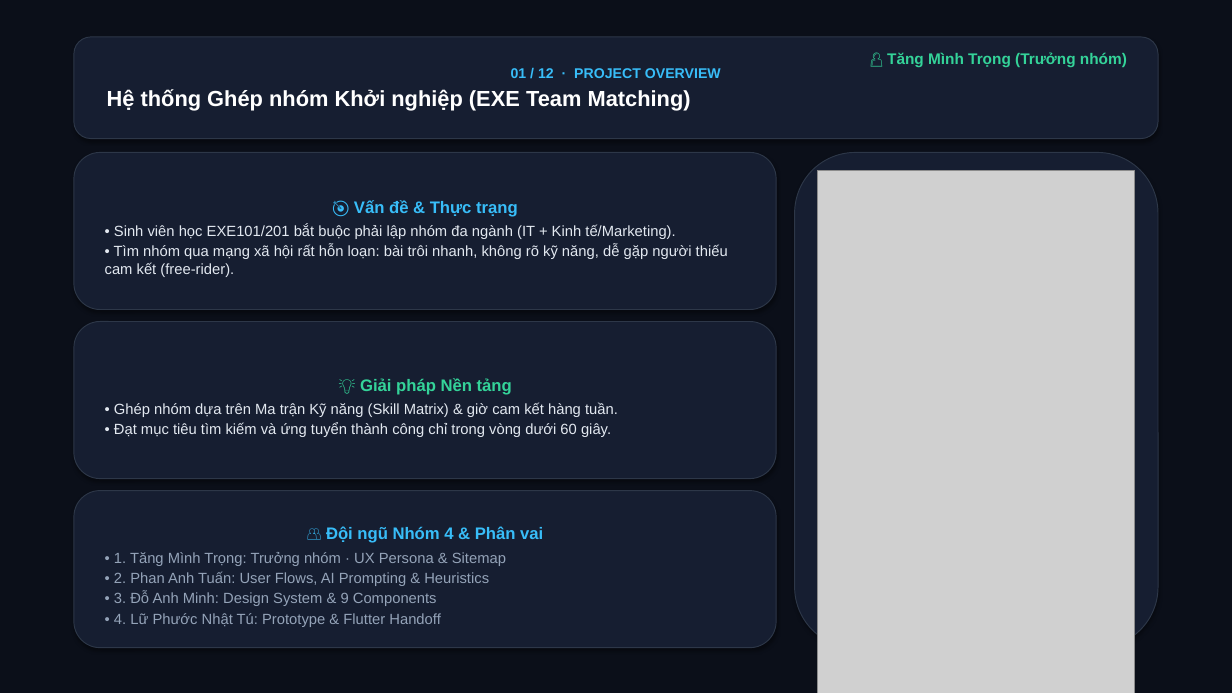
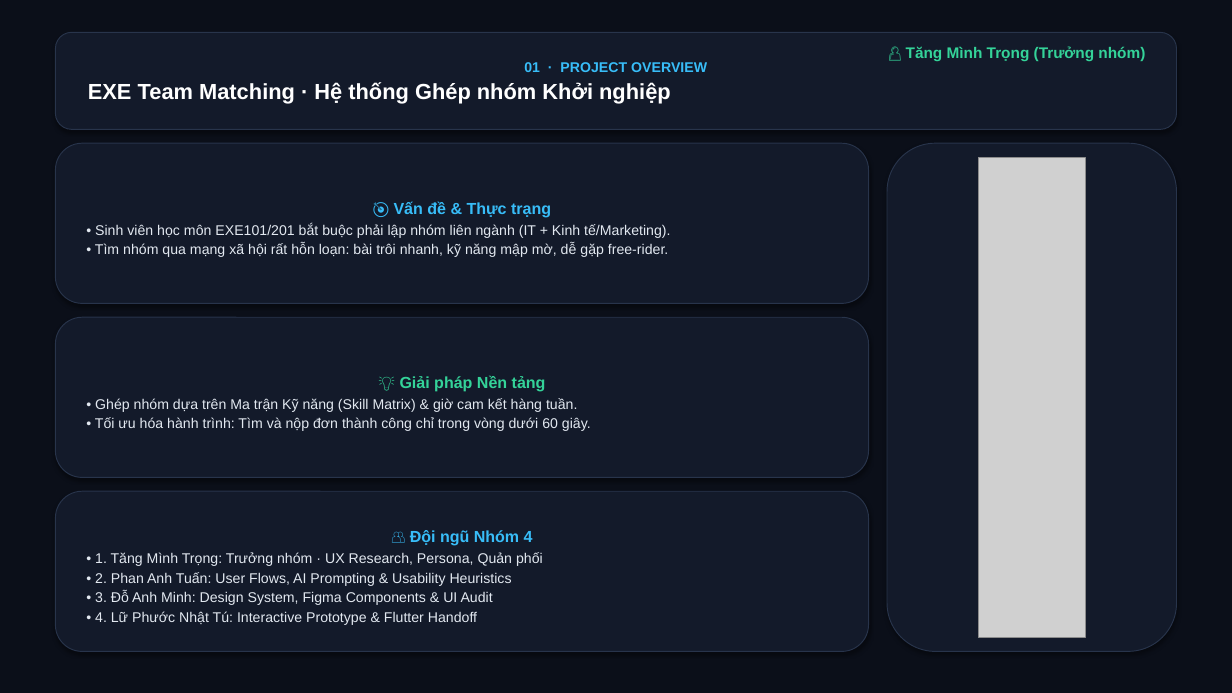
Before and after one commit to LuTu-2004/prm323-lab2-group4, a slide deck: slide 1 of docs/PRM323_Lab2_Nhom4_Slides.pptx. Drawn at 1232x693 pixels with LibreOffice and Linux fonts; fonts in the diff are those of the drawing; grey boxes stand for pictures. Boxes give left, top, right and bottom in pixels: in the first picture for what was removed or moved away, otherwise in the second. Text is boxed around its words. In the diff, an @@ line names an element or a change of style, - is before the commit and + after.

```diff
--- a/docs/PRM323_Lab2_Nhom4_Slides.pptx
+++ b/docs/PRM323_Lab2_Nhom4_Slides.pptx
@@ rounded rectangle "01 · PROJECT OVERVIEW": place and size @@
-rounded rectangle "01 · PROJECT OVERVIEW" at [74, 37, 1158, 139]
+rounded rectangle "01 · PROJECT OVERVIEW" at [55, 32, 1177, 129]
@@ text "👤 Tăng Mình Trọng (Trưởng ...": place and size @@
-text "👤 Tăng Mình Trọng (Trưởng ..." at [887, 52, 1127, 67]
+text "👤 Tăng Mình Trọng (Trưởng ..." at [906, 46, 1145, 61]
@@ text in rounded rectangle at [88, 62, 707, 104]: text changed @@
-01 / 12 · PROJECT OVERVIEW
-Hệ thống Ghép nhóm Khởi nghiệp (EXE Team Matching)
+01 · PROJECT OVERVIEW
+EXE Team Matching · Hệ thống Ghép nhóm Khởi nghiệp
@@ rounded rectangle "🎯 Vấn đề & Thực ...": place and size @@
-rounded rectangle "🎯 Vấn đề & Thực ..." at [74, 152, 776, 310]
+rounded rectangle "🎯 Vấn đề & Thực ..." at [55, 143, 869, 303]
@@ fill #161E31 to #131A2A; outline #2D3748 0.75 pt to #28344B 0.75 pt in 5 elements at [55, 492, 869, 652], [55, 143, 869, 303], [55, 317, 869, 477], [55, 32, 1177, 129], [887, 143, 1177, 652] @@
@@ rounded rectangle: place and size @@
-rounded rectangle at [795, 152, 1158, 648]
+rounded rectangle at [887, 143, 1177, 652]
@@ picture: place and size @@
-picture at [818, 171, 1135, 693]
+picture at [979, 157, 1086, 638]
@@ text in rounded rectangle at [394, 201, 551, 218]: size 13 to 12.5 pt in "🎯 Vấn đề & Thực trạng"; less space between paragraphs @@
@@ text in rounded rectangle at [95, 224, 670, 257]: text changed; size 11.5 to 11 pt @@
-• Sinh viên học EXE101/201 bắt buộc phải lập nhóm đa ngành (IT + Kinh tế/Marketing).
-• Tìm nhóm qua mạng xã hội rất hỗn loạn: bài trôi nhanh, không rõ kỹ năng, dễ gặp người thiếu cam kết (free-rider).
+• Sinh viên học môn EXE101/201 bắt buộc phải lập nhóm liên ngành (IT + Kinh tế/Marketing).
+• Tìm nhóm qua mạng xã hội rất hỗn loạn: bài trôi nhanh, kỹ năng mập mờ, dễ gặp free-rider.
@@ rounded rectangle "💡 Giải pháp Nền tảng": place and size @@
-rounded rectangle "💡 Giải pháp Nền tảng" at [74, 322, 776, 479]
+rounded rectangle "💡 Giải pháp Nền tảng" at [55, 317, 869, 477]
@@ text in rounded rectangle at [95, 375, 577, 412]: size 13 to 12.5 pt in "💡 Giải pháp Nền tảng"; size 11.5 to 11 pt in "• Ghép nhóm dựa trên Ma trận ..."; less space between paragraphs @@
@@ text in rounded rectangle at [95, 417, 591, 431]: text changed; size 11.5 to 11 pt @@
-• Đạt mục tiêu tìm kiếm và ứng tuyển thành công chỉ trong vòng dưới 60 giây.
+• Tối ưu hóa hành trình: Tìm và nộp đơn thành công chỉ trong vòng dưới 60 giây.
@@ rounded rectangle "👥 Đội ngũ Nhóm 4": place and size @@
-rounded rectangle "👥 Đội ngũ Nhóm 4" at [74, 491, 776, 648]
+rounded rectangle "👥 Đội ngũ Nhóm 4" at [55, 492, 869, 652]
@@ text in rounded rectangle at [95, 530, 543, 625]: text changed; size 11.5 to 11 pt; text colour #94A3B8 to #E2E8F0 @@
-👥 Đội ngũ Nhóm 4 & Phân vai
-• 1. Tăng Mình Trọng: Trưởng nhóm · UX Persona & Sitemap
-• 2. Phan Anh Tuấn: User Flows, AI Prompting & Heuristics
-• 3. Đỗ Anh Minh: Design System & 9 Components
-• 4. Lữ Phước Nhật Tú: Prototype & Flutter Handoff
+👥 Đội ngũ Nhóm 4
+• 1. Tăng Mình Trọng: Trưởng nhóm · UX Research, Persona, Quản phối
+• 2. Phan Anh Tuấn: User Flows, AI Prompting & Usability Heuristics
+• 3. Đỗ Anh Minh: Design System, Figma Components & UI Audit
+• 4. Lữ Phước Nhật Tú: Interactive Prototype & Flutter Handoff
```
Also in this commit, not shown: 11 other slides changed, 1 other file.
